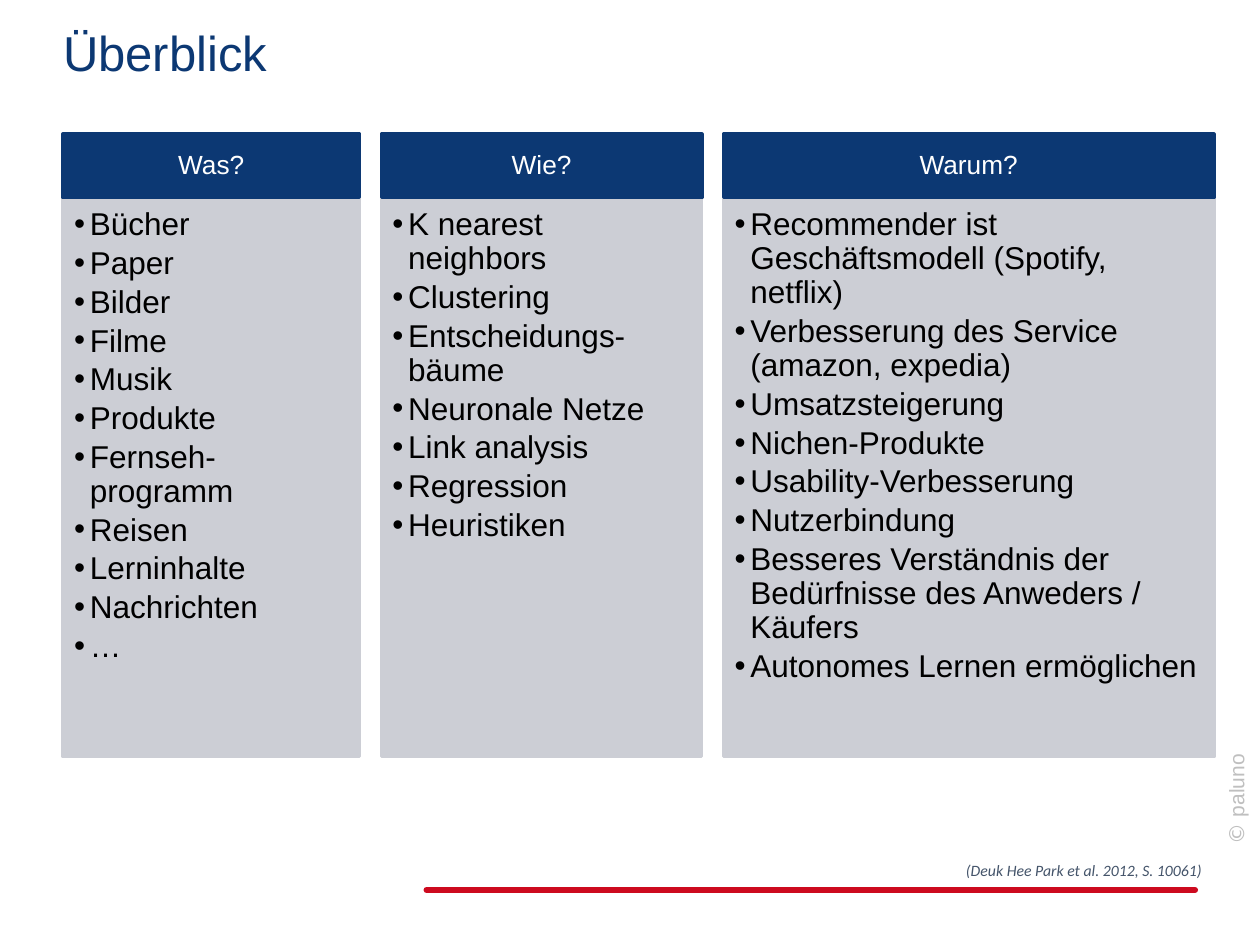
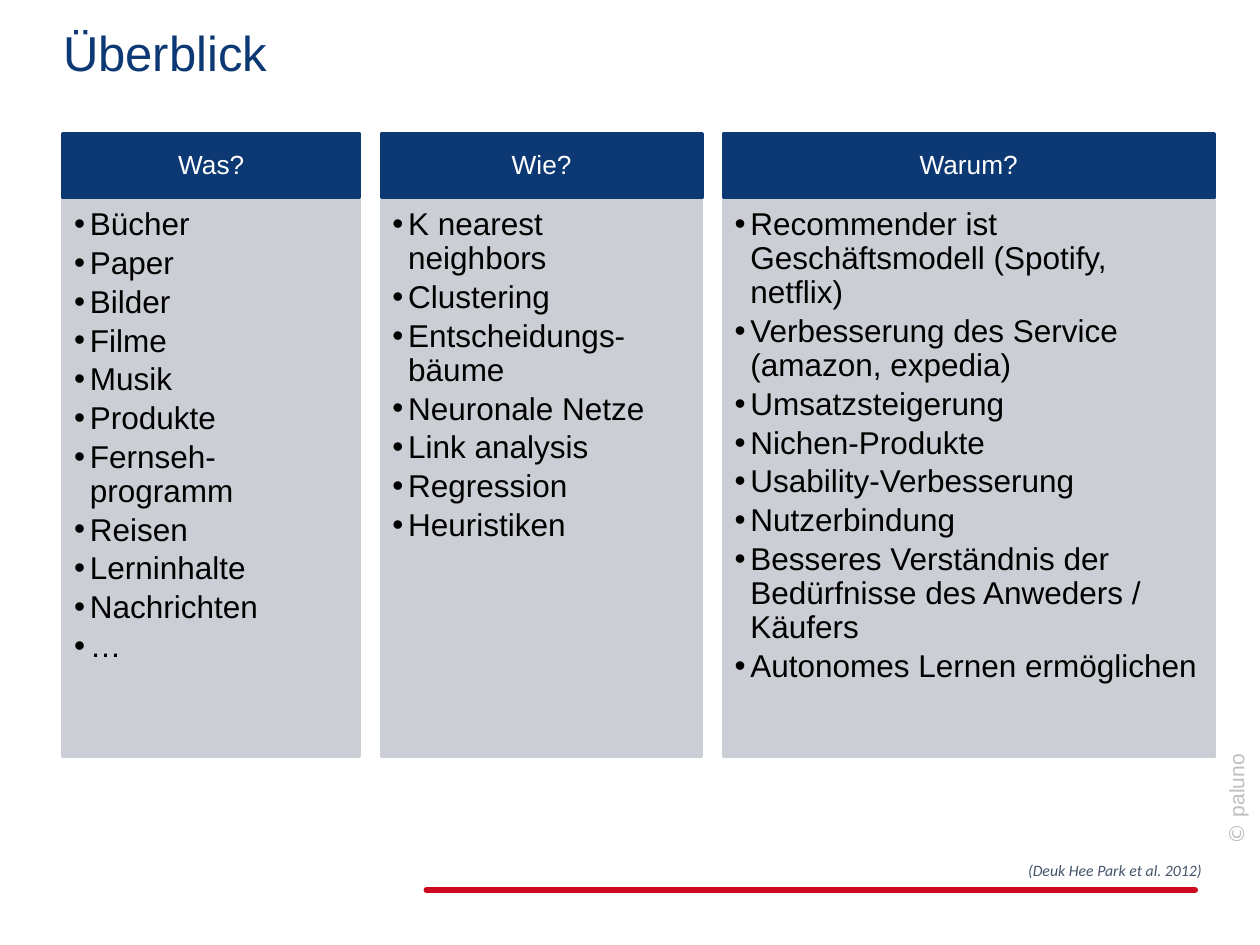
Before and after one commit to jabuettner/citavi, a slide deck: slide 3 of Diss (repo)/Recommender.pptx. Drawn at 1260x945 pixels with LibreOffice and Linux fonts; fonts in the diff are those of the drawing; background and template pictures are left out. Boxes give left, top, right and bottom in pixels: in the first picture for what was removed or moved away, otherwise in the second. Text is boxed around its words. In the diff, an @@ line names an element or a change of style, - is before the commit and + after.

```diff
--- a/Diss (repo)/Recommender.pptx
+++ b/Diss (repo)/Recommender.pptx
@@ text at (1028, 864, 1202, 878): text changed @@
-(Deuk Hee Park et al. 2012, S. 10061)
+(Deuk Hee Park et al. 2012)
```
Also in this commit, not shown: 4 other slides changed, 12 slides added, 11 slides removed, 5 other files.
